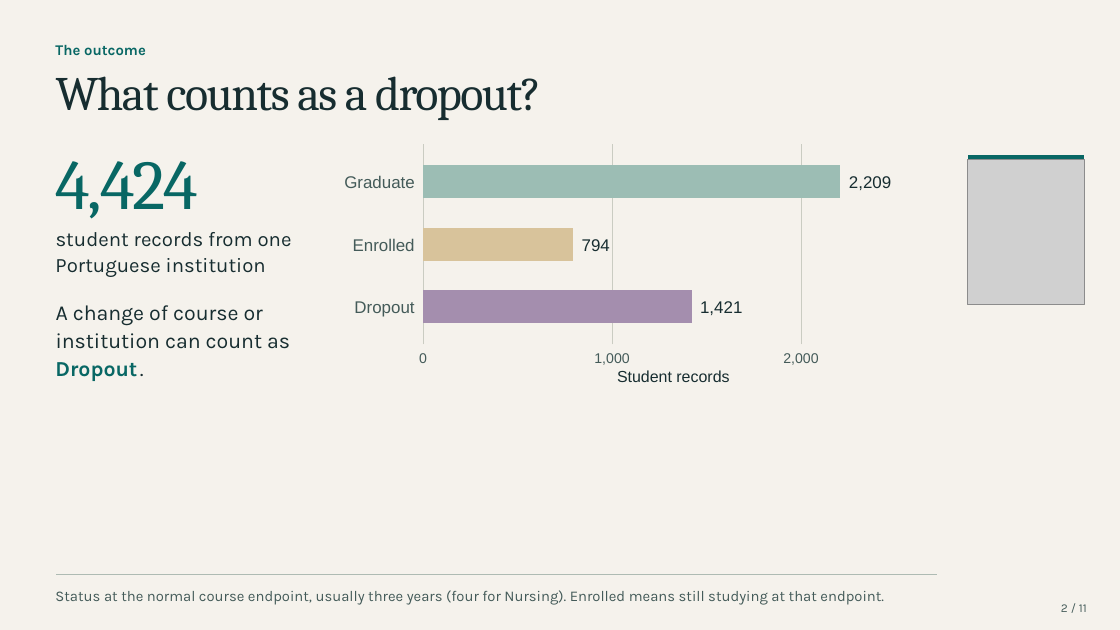
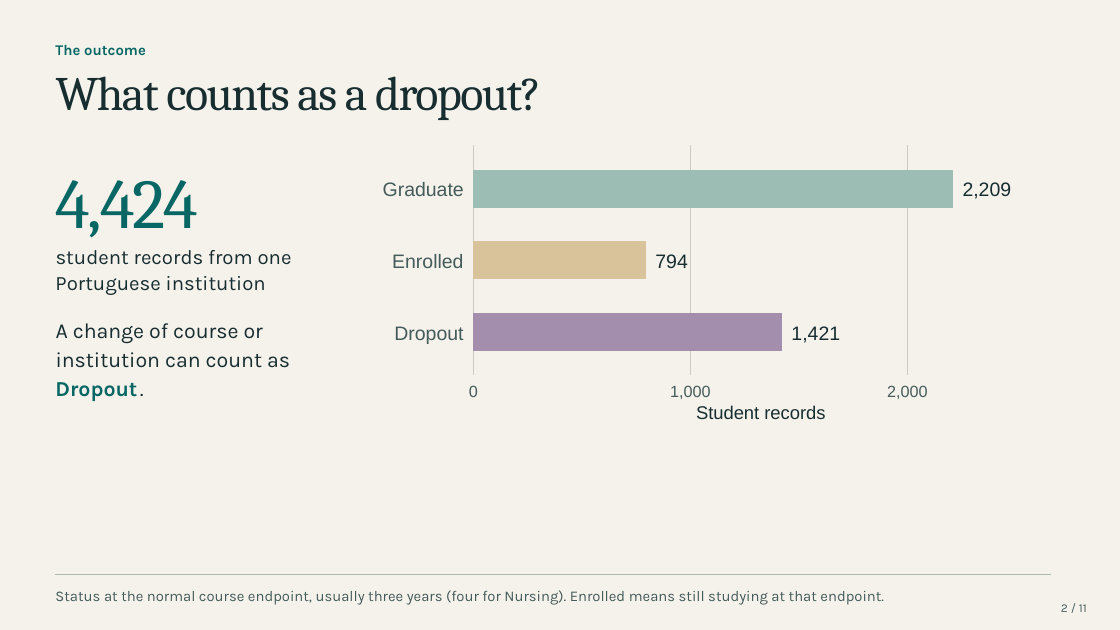
Before and after one commit to Tigershengsheng/ids-project, a slide deck: slide 2 of output/powerpoint/Student_Dropout_Presentation.pptx. Drawn at 1120x630 pixels with LibreOffice and Linux fonts; fonts in the diff are those of the drawing; grey boxes stand for pictures. Boxes give left, top, right and bottom in pixels: in the first picture for what was removed or moved away, otherwise in the second. Text is boxed around its words. In the diff, an @@ line names an element or a change of style, - is before the commit and + after.

Commit message:
Refine presentation layout and photo placement

```diff
--- a/output/powerpoint/Student_Dropout_Presentation.pptx
+++ b/output/powerpoint/Student_Dropout_Presentation.pptx
@@ freeform shape: place and size @@
-freeform shape at [335,137,939,391]
+freeform shape at [372,137,1065,429]
@@ freeform shape: place and size @@
-freeform shape at [423,145,423,344]
+freeform shape at [474,145,474,376]
@@ freeform shape: place and size @@
-freeform shape at [613,145,613,344]
+freeform shape at [691,145,691,376]
@@ outline #CACCC2 0.52 pt to #CACCC2 0.59 pt in 3 elements at [474,145,474,376], [691,145,691,376], [907,145,907,376] @@
@@ freeform shape: place and size @@
-freeform shape at [802,145,802,344]
+freeform shape at [907,145,907,376]
@@ text "Graduate": place and size @@
-text "Graduate" at [344,175,415,188]
+text "Graduate" at [383,182,464,196]
@@ freeform shape: place and size @@
-freeform shape at [423,166,841,198]
+freeform shape at [474,170,954,208]
@@ text "2,209": place and size @@
-text "2,209" at [849,176,891,190]
+text "2,209" at [963,182,1012,199]
@@ freeform shape removed at [968,155,1085,159] @@
@@ picture removed at [968,160,1085,305] @@
@@ text "Enrolled": place and size @@
-text "Enrolled" at [353,238,415,251]
+text "Enrolled" at [392,254,463,268]
@@ freeform shape: place and size @@
-freeform shape at [423,228,574,260]
+freeform shape at [474,241,646,279]
@@ text "794": place and size @@
-text "794" at [582,239,610,251]
+text "794" at [655,254,687,268]
@@ text "Dropout": place and size @@
-text "Dropout" at [354,301,414,317]
+text "Dropout" at [394,326,463,344]
@@ freeform shape: place and size @@
-freeform shape at [423,291,692,323]
+freeform shape at [474,313,782,351]
@@ size 14.5 to 16.7 pt in 6 elements at [383,182,464,196], [392,254,463,268], [394,326,463,344], [655,254,687,268], [963,182,1012,199], [791,326,840,343] @@
@@ text "1,421": place and size @@
-text "1,421" at [700,301,742,315]
+text "1,421" at [791,326,840,343]
@@ 7 texts: place and size @@
-7 texts at [55,161,292,388]
+7 texts at [55,180,292,408]
@@ text "0": place and size @@
-text "0" at [419,353,427,363]
+text "0" at [469,385,478,397]
@@ text "1,000": place and size @@
-text "1,000" at [594,353,629,365]
+text "1,000" at [670,385,711,399]
@@ size 12.1 to 13.9 pt in 3 elements at [469,385,478,397], [670,385,711,399], [887,385,928,399] @@
@@ text "2,000": place and size @@
-text "2,000" at [783,353,818,365]
+text "2,000" at [887,385,928,399]
@@ text "Student records": place and size @@
-text "Student records" at [617,370,729,382]
+text "Student records" at [696,405,825,419]
@@ text "Student records" at [696,405,825,419]: size 13.7 to 15.8 pt @@
@@ freeform shape: place and size @@
-freeform shape at [55,575,938,576]
+freeform shape at [55,575,1051,576]
```
Also in this commit, not shown: 10 other slides changed, 6 other files.
